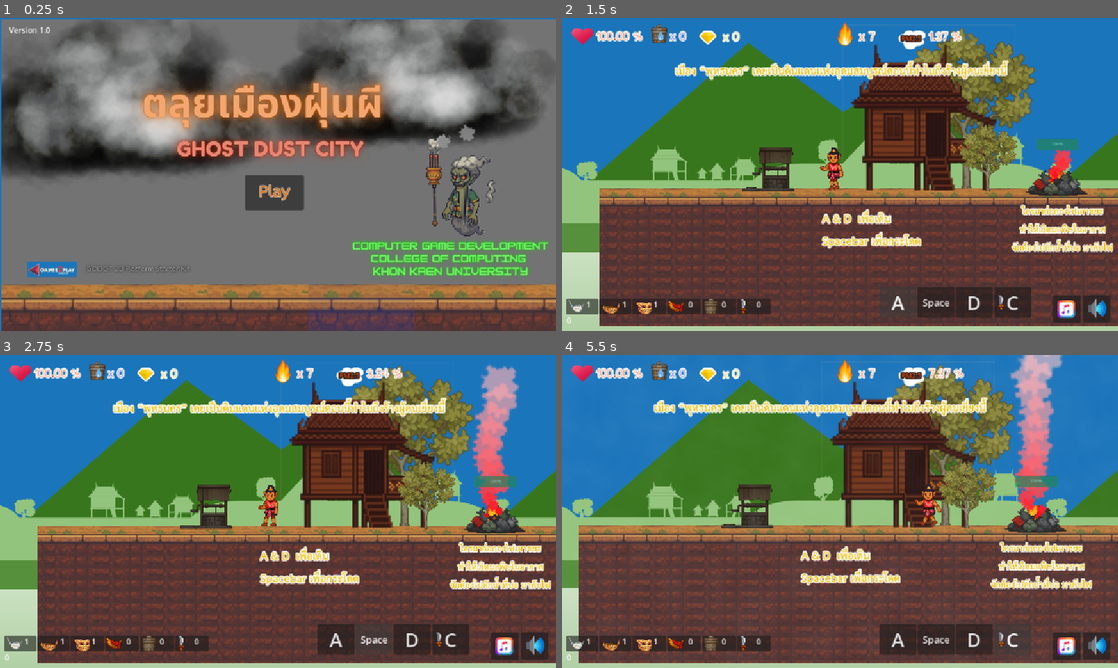
Above: before the commit, frames 1-4 (two rows, left to right).
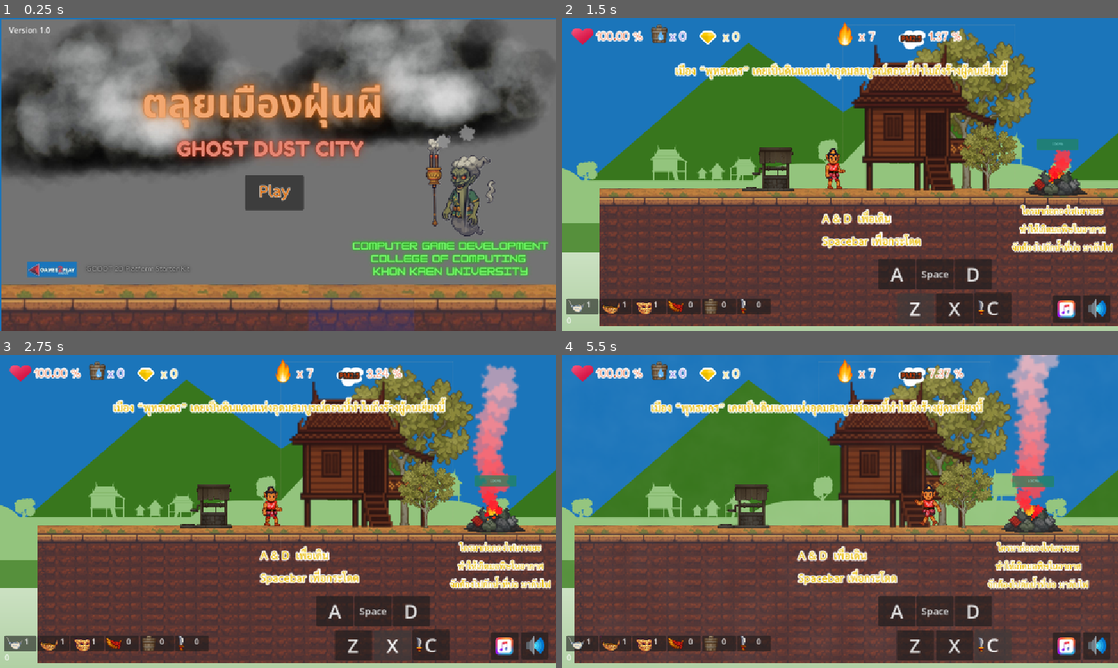
Above: after the commit, the same moments.

Repository: twachi/projectgame2d
Game: Godot game, scene res://Scenes/Levels/Menu.tscn
The game is run twice, just before and just after one commit, with the same random seed, the same clock (stepped at 60 frames per second) and the same inputs.
Inputs (mouse positions are in pixels of both pictures, inside the frame that each line leads up to):
- Up to frame 1 (0.25 s): no input
- Up to frame 2 (1.5 s): click "Play" at 0.5 s; click (912, 309) at 1.25 s, where only the run after the commit has a clickable "Z"
- Up to frame 3 (2.75 s): click (394, 646) at 2 s, where only the run after the commit has a clickable "X"
- Up to frame 4 (5.5 s): click "C" at 2.75 s; hold D (Right) 3.53-5.03 s; tap C (attack) at 3.6, 5.3 s; tap Space (Jump) at 3.77, 4.52 s; tap X (water) at 3.8, 4.35 s; tap Z (wing) at 4.55, 5.1 s; hold A (Left) from 5.03 s (still down)

The runs differ from the first frame. In frame 1, less than 0.1% of the frame differs, in the area x 81-84%, y 49-66%; in frame 2, 3.4%; in frame 3, 10%; in frame 4, 17%, in the area x 0-100%, y 0-99%.

Commit message:
fix keyboard

Diff:
--- a/Scenes/Managers/user_interface.tscn
+++ b/Scenes/Managers/user_interface.tscn
@@ -346,30 +346,50 @@
 texture = ExtResource("12_8y5f2")
 
 [node name="AButton" type="Button" parent="Control"]
-offset_left = -455.0
-offset_top = -51.0
-offset_right = -378.0
-offset_bottom = 12.0
+offset_left = -457.0
+offset_top = -110.0
+offset_right = -380.0
+offset_bottom = -47.0
 focus_mode = 0
 theme_override_font_sizes/font_size = 40
 action_mode = 0
 text = "A"
 
 [node name="DButton" type="Button" parent="Control"]
-offset_left = -297.0
-offset_top = -51.0
-offset_right = -220.0
-offset_bottom = 12.0
+offset_left = -299.0
+offset_top = -110.0
+offset_right = -222.0
+offset_bottom = -47.0
 focus_mode = 0
 theme_override_font_sizes/font_size = 40
 action_mode = 0
 text = "D"
 
+[node name="ZButton" type="Button" parent="Control"]
+offset_left = -419.0
+offset_top = -39.0
+offset_right = -342.0
+offset_bottom = 24.0
+focus_mode = 0
+theme_override_font_sizes/font_size = 40
+action_mode = 0
+text = "Z"
+
+[node name="XButton" type="Button" parent="Control"]
+offset_left = -338.0
+offset_top = -39.0
+offset_right = -261.0
+offset_bottom = 24.0
+focus_mode = 0
+theme_override_font_sizes/font_size = 40
+action_mode = 0
+text = "X"
+
 [node name="CButton" type="Button" parent="Control"]
-offset_left = -217.0
-offset_top = -51.0
-offset_right = -140.0
-offset_bottom = 12.0
+offset_left = -258.0
+offset_top = -40.0
+offset_right = -181.0
+offset_bottom = 23.0
 focus_mode = 0
 theme_override_font_sizes/font_size = 40
 action_mode = 0
@@ -391,10 +411,10 @@
 text = "0"
 
 [node name="SPButton" type="Button" parent="Control"]
-offset_left = -376.0
-offset_top = -51.0
-offset_right = -299.0
-offset_bottom = 12.0
+offset_left = -378.0
+offset_top = -110.0
+offset_right = -301.0
+offset_bottom = -47.0
 focus_mode = 0
 theme_override_font_sizes/font_size = 20
 action_mode = 0
@@ -412,4 +432,9 @@
 [connection signal="button_up" from="Control/AButton" to="GameUI" method="_on_a_button_button_up"]
 [connection signal="button_down" from="Control/DButton" to="GameUI" method="_on_d_button_button_down"]
 [connection signal="button_up" from="Control/DButton" to="GameUI" method="_on_d_button_button_up"]
+[connection signal="button_down" from="Control/ZButton" to="GameUI" method="_on_z_button_button_down"]
+[connection signal="button_up" from="Control/ZButton" to="GameUI" method="_on_z_button_button_up"]
+[connection signal="button_down" from="Control/XButton" to="GameUI" method="_on_x_button_button_down"]
+[connection signal="button_up" from="Control/XButton" to="GameUI" method="_on_x_button_button_up"]
+[connection signal="pressed" from="Control/CButton" to="GameUI" method="_on_c_button_pressed"]
 [connection signal="pressed" from="Control/SPButton" to="GameUI" method="_on_left_button_5_pressed"]
--- a/Scenes/Prefabs/boss1_rig.tscn
+++ b/Scenes/Prefabs/boss1_rig.tscn
@@ -1246,7 +1246,7 @@
 offset = Vector2(-27, -85)
 texture = ExtResource("1_4kijb")
 skeleton = NodePath("../../Skeleton2D")
-polygon = PackedVector2Array(33.5508, 98.2348, 22.6226, 95.9167, 5.07124, 68.7618, 7.7205, 54.8531, 8. …(492 unchanged characters)…
+polygon = PackedVector2Array(33.5508, 98.2348, 23.4184, 97.9337, 5.07124, 68.7618, 7.7205, 54.8531, 8. …(492 unchanged characters)…
 uv = PackedVector2Array(33.5508, 98.2348, 22.6226, 95.9167, 5.07124, 68.7618, 7.7205, 54.8531, 8.05166, 32.6655, 16.992 …(470 unchanged characters)…
 bones = ["Hip", PackedFloat32Array(0, 0, 0, 0, 0, 0, 0, 0, 0, 0, 0, 0, 0, 0, 0, 0, 0, 0, 0, 0, 0, 0, 0, 0, 0, 0, 0, 0,  …(1928 unchanged characters)…
 metadata/_edit_lock_ = true
--- a/Scenes/Prefabs/level_smoke.tscn
+++ b/Scenes/Prefabs/level_smoke.tscn
@@ -25,6 +25,7 @@
 scroll_scale = Vector2(0, 0)
 repeat_size = Vector2(1200, 0)
 autoscroll = Vector2(10, 0)
+repeat_times = 2
 script = ExtResource("1_ndbxq")
 
 [node name="Bg1" type="Sprite2D" parent="."]
--- a/Scripts/GameUI.gd
+++ b/Scripts/GameUI.gd
@@ -73,10 +73,6 @@
 	Input.action_press("sword")
 	Input.action_release("sword")
 
-func _on_left_button_4_pressed() -> void:
-	Input.action_press("attack")
-	Input.action_release("attack")
-
 
 func _on_left_button_5_pressed() -> void:
 	Input.action_press("Jump")
@@ -95,3 +91,23 @@
 
 func _on_d_button_button_up() -> void:
 	Input.action_release("Right")
+
+
+func _on_c_button_pressed() -> void:
+	Input.action_press("attack")
+	Input.action_release("attack")
+	pass # Replace with function body.
+
+func _on_z_button_button_down() -> void:
+	Input.action_press("wing")
+
+
+func _on_z_button_button_up() -> void:
+	Input.action_release("wing")
+
+func _on_x_button_button_down() -> void:
+	Input.action_press("water")
+
+
+func _on_x_button_button_up() -> void:
+	Input.action_release("water")
Not shown, changed: docs/index.html
Not shown, changed: docs/index.pck
